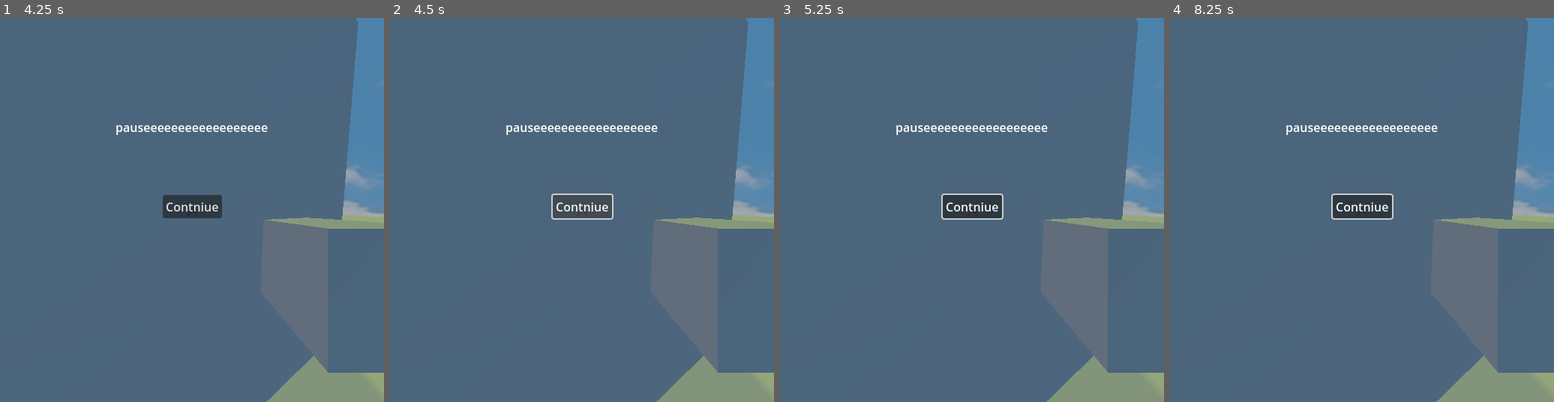
Above: before the commit, frames 1-4 (left to right).
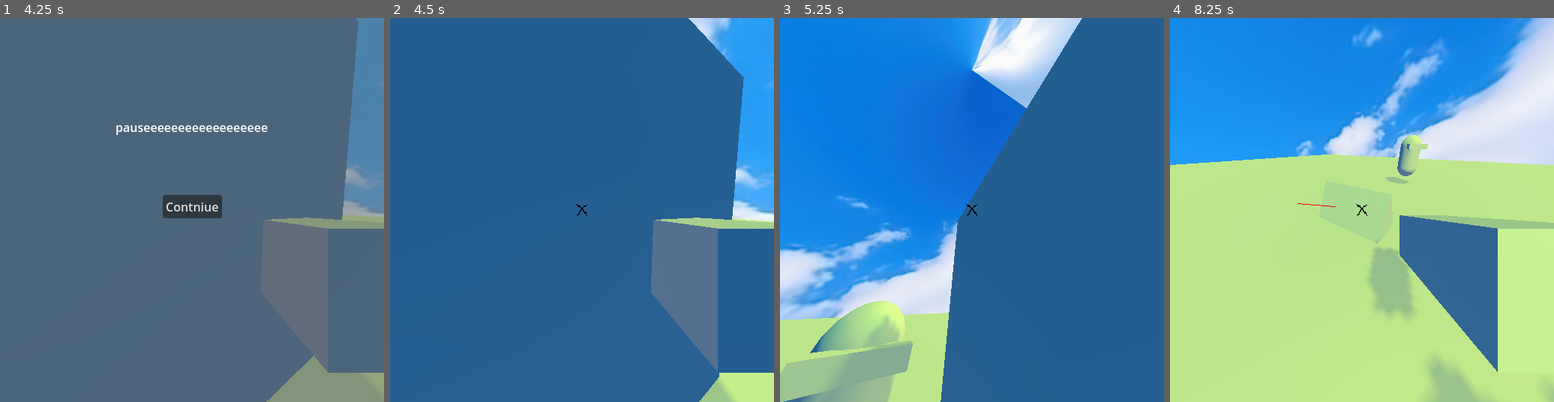
Above: after the commit, the same moments.

Repository: Molivareztl/BananaGame
Game: Godot game, scene res://Scenes/toybox.tscn
Same seed, same stepped clock (60 frames per second), same inputs: the game is played once before the commit and once after it.
Inputs (mouse positions are in pixels of both pictures, inside the frame that each line leads up to):
- Up to frame 1 (4.25 s): move the mouse to (211, 210) at 0.52 s; hold Ctrl (crouch) 0.53-1.28 s; hold W (up) from 0.53 s (still down); tap Space (jump) at 0.77, 1.52, 3.02, 3.77 s; move the mouse to (172, 210) at 1.27 s; click (172, 210) at 1.35 s; move the mouse to (199, 202) at 2.02 s; hold Ctrl (crouch) 2.03-2.78 s; move the mouse to (188, 217) at 2.77 s; click (188, 217) at 2.85 s; move the mouse to (218, 213) at 3.52 s; hold Ctrl (crouch) from 3.53 s (still down); tap Escape (pause) at 4.15 s
- Up to frame 2 (4.5 s): release W (up) at 4.25 s; release Ctrl (crouch) at 4.25 s; click (582, 206) at 4.25 s, where only the run after the commit has a clickable "Contniue"
- Up to frame 3 (5.25 s): tap Enter at 5 s; move the mouse to (856, 152) at 5.02 s; hold A (left) from 5.03 s (still down); click (856, 152) at 5.1 s
- Up to frame 4 (8.25 s): tap Space (jump) at 5.27, 6.77, 7.52 s; move the mouse to (1381, 210) at 5.77 s; release A (left) at 5.78 s; hold S (down) 5.78-6.53 s; hold Ctrl (crouch) 5.78-6.53 s; move the mouse to (1304, 114) at 6.52 s; hold D (right) 6.53-7.28 s; click (1304, 114) at 6.6 s; move the mouse to (1446, 190) at 7.27 s; hold W (up) 7.28-8.03 s; hold Ctrl (crouch) 7.28-8.03 s; tap R (restart) at 8 s; move the mouse to (1285, 229) at 8.02 s; hold D (right) from 8.03 s (still down); click (1285, 229) at 8.1 s

Frame 1 is identical in both runs. In frame 2, 95% of the frame differs, in the area x 0-100%, y 0-100%; in frame 3, 100%; in frame 4, 100%.

Commit message:
added pause menu

Diff:
--- a/Entities/player.gd
+++ b/Entities/player.gd
@@ -65,6 +65,7 @@
 	if health <= 0:
 		health = 0
 		$HUD/Death.show()
+		get_tree().paused = true
 		Input.mouse_mode = Input.MOUSE_MODE_VISIBLE
 
 func shoot():
@@ -79,3 +80,8 @@
 	if can_shoot == false:
 		await get_tree().create_timer(0.5).timeout
 		can_shoot = true
+
+func _on_continue_pressed():
+	get_tree().paused = false
+	$HUD/Pause.hide()
+	Input.mouse_mode = Input.MOUSE_MODE_CAPTURED
--- a/Entities/player.tscn
+++ b/Entities/player.tscn
@@ -51,6 +51,7 @@
 target_position = Vector3(0, 2, 0)
 
 [node name="HUD" type="CanvasLayer" parent="."]
+process_mode = 3
 follow_viewport_enabled = true
 
 [node name="Crosshair" type="Control" parent="HUD"]
@@ -189,3 +190,5 @@
 layout_mode = 2
 size_flags_horizontal = 4
 text = "Contniue"
+
+[connection signal="pressed" from="HUD/Pause/VBoxContainer/continue" to="." method="_on_continue_pressed"]
